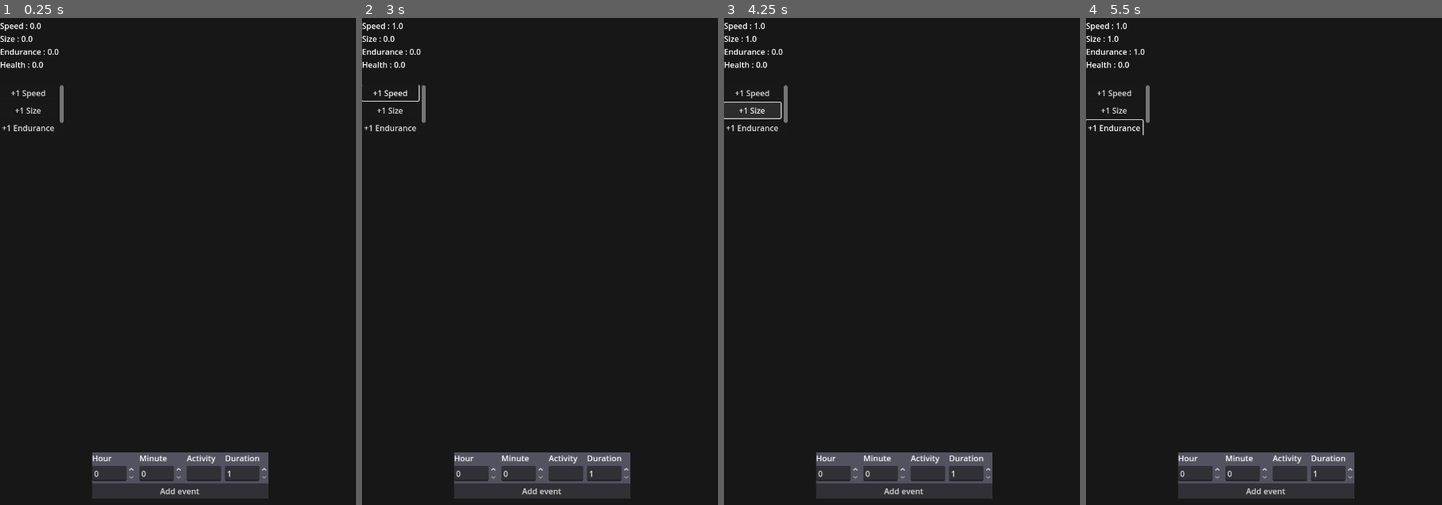
Above: before the commit, frames 1-4 (left to right).
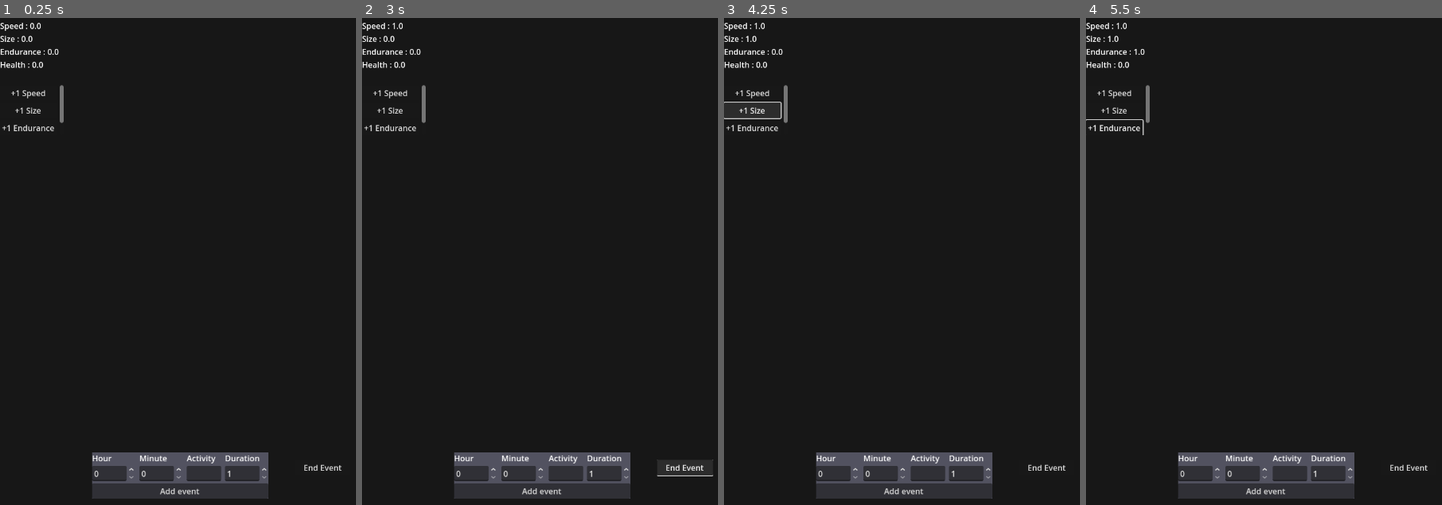
Above: after the commit, the same moments.

Repository: Faisa-l/AT-Interactivity-for-Activity-Project
Game: Godot game, scene res://Scenes/main.tscn
Two runs of this game, one before a commit and one after it. Both use one fixed random seed, a clock stepped at 60 frames per second and the inputs below. The engine's default icon, where the game draws it, is replaced by a stand-in: a white triangle on a blue panel in a dark square.
Inputs (mouse positions are in pixels of both pictures, inside the frame that each line leads up to):
- Up to frame 1 (0.25 s): no input
- Up to frame 2 (3 s): click (564, 475) at 0.52 s; type "12" at 0.6 s; click "Add event" at 1.25 s; click "+1 Speed" at 2 s; click (685, 466) at 2.75 s, where only the run after the commit has a clickable "End Event"
- Up to frame 3 (4.25 s): click "+1 Size" at 3.5 s
- Up to frame 4 (5.5 s): click "+1 Endurance" at 4.25 s; click "+1 Health" at 5 s

The runs differ from the first frame. In frame 1, less than 0.1% of the frame differs, in the area x 85-96%, y 91-93%; in frame 2, 0.2%, in the area x 0-99%, y 13-95%; in frame 3, less than 0.1%; in frame 4, less than 0.1%.

Commit message:
Implement event clearing + debug to clear events

Diff:
--- a/Scenes/main.tscn
+++ b/Scenes/main.tscn
@@ -58,3 +58,21 @@
 theme_override_constants/separation = 15
 
 [node name="UserPet" parent="." instance=ExtResource("5_kry3j")]
+
+[node name="ScrollContainer" type="ScrollContainer" parent="."]
+custom_minimum_size = Vector2(100, 250)
+layout_mode = 0
+offset_left = 593.0
+offset_top = 1015.0
+offset_right = 705.0
+offset_bottom = 1265.0
+
+[node name="DebugButtons" type="VBoxContainer" parent="ScrollContainer"]
+layout_mode = 2
+size_flags_horizontal = 3
+
+[node name="EndEventButton" type="Button" parent="ScrollContainer/DebugButtons"]
+layout_mode = 2
+text = "End Event"
+
+[connection signal="button_up" from="ScrollContainer/DebugButtons/EndEventButton" to="." method="_on_end_event_button_button_up"]
--- a/Scripts/activity_scheduler.gd
+++ b/Scripts/activity_scheduler.gd
@@ -8,6 +8,9 @@
 signal event_running(event: ScheduledActivity)
 var schedule : Array[ScheduledActivity]
 var current_event : ScheduledActivity
+
+func _ready() -> void:
+	event_ended.connect(clear_current_event)
 
 # Schedules an activity_name to perform at
 func schedule_activity(activity_name : String, starts : Dictionary, duration : int) -> ScheduledActivity:
@@ -61,3 +64,11 @@
 	else:
 		print("event " + event.activity + " is not active")
 		return false
+
+# Ensures an event ending clears the current event
+func clear_current_event(_event : ScheduledActivity) -> void:
+	for i in range(0, schedule.size()):
+		if schedule[i] == current_event:
+			schedule.remove_at(i)
+			current_event = null
+			return
--- a/Scripts/main.gd
+++ b/Scripts/main.gd
@@ -50,10 +50,25 @@
 	if event.activity == "Walking":
 		walking_tracker.pause()
 		print("Walked distance: " + str(walking_tracker.distance_travelled))
+		user_pet.on_event_ended(event)
+		notification_pairs[event.activity].queue_free()
 
 # When a scheduled event is running, perform its tracker thing
 func process_event_running(event: ScheduledActivity) -> void:
 	if event.activity == "Walking":
 		event.result = walking_tracker.distance_travelled
 		notification_pairs["Walking"].activity_value_label.text = str(event.result)
-		user_pet.on_event_ended(event)
+		# user_pet.on_event_ended(event)
+
+#region debug
+
+# Debug function to end the event immediately
+func force_end_event() -> void:
+	if activity_scheduler.current_event:
+		activity_scheduler.event_ended.emit(activity_scheduler.current_event)
+
+# For debug
+func _on_end_event_button_button_up() -> void:
+	force_end_event()
+
+#endregion
